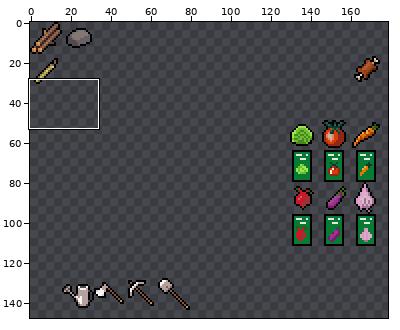
Two states of a sprite sheet, palmesneo_village/palmesneo_village/Content/Items/items_icons.png. The first picture is a wide view before the edit; the outline marks the close-up.
Close-up. Before the edit:
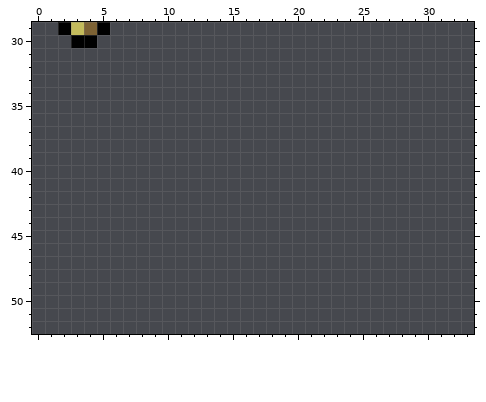
The file is 256x256 pixels. Colours within 5 levels of each other are drawn and written as one. Shown: x 0..33, y 29..52. The wide view leaves out empty margins.
Now the later version:
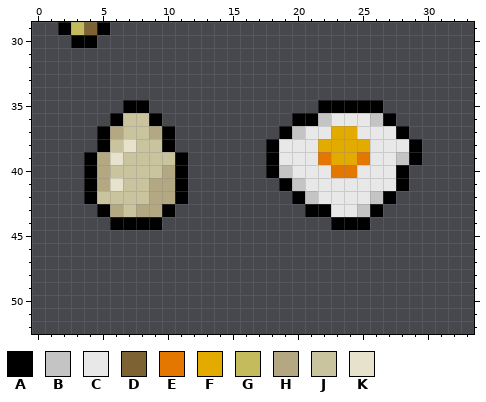
Palette (. is transparent): A #000000  B #c4c4c4  C #e8e8e8  D #7d6234  E #e37700  F #e3aa00  G #c4bc5c  H #b3a882  J #cac49e  K #e6e2cc
The exact change:
@@ x 0..33 @@
 34 ..................................
-35 ..................................
-36 ..................................
-37 ..................................
-38 ..................................
-39 ..................................
-40 ..................................
-41 ..................................
-42 ..................................
-43 ..................................
-44 ..................................
+35 .......AA.............AAAAA.......
+36 ......AJJA..........AABCCCBA......
+37 .....AHJJHA........ABCCFFCCCA.....
+38 .....AJKJJA.......ACCCFFFFCCCA....
+39 ....AHKJJJJA......ACCCEFFECCBA....
+40 ....AHJJJJHA......ABCCCEECCCA.....
+41 ....AHKJJHHA.......ABCCCCCCCA.....
+42 ....AJJJJHHA........ABCCCCBA......
+43 .....AHJHHA..........AACCBA.......
+44 ......AAAA.............AAA........
 45 ..................................
